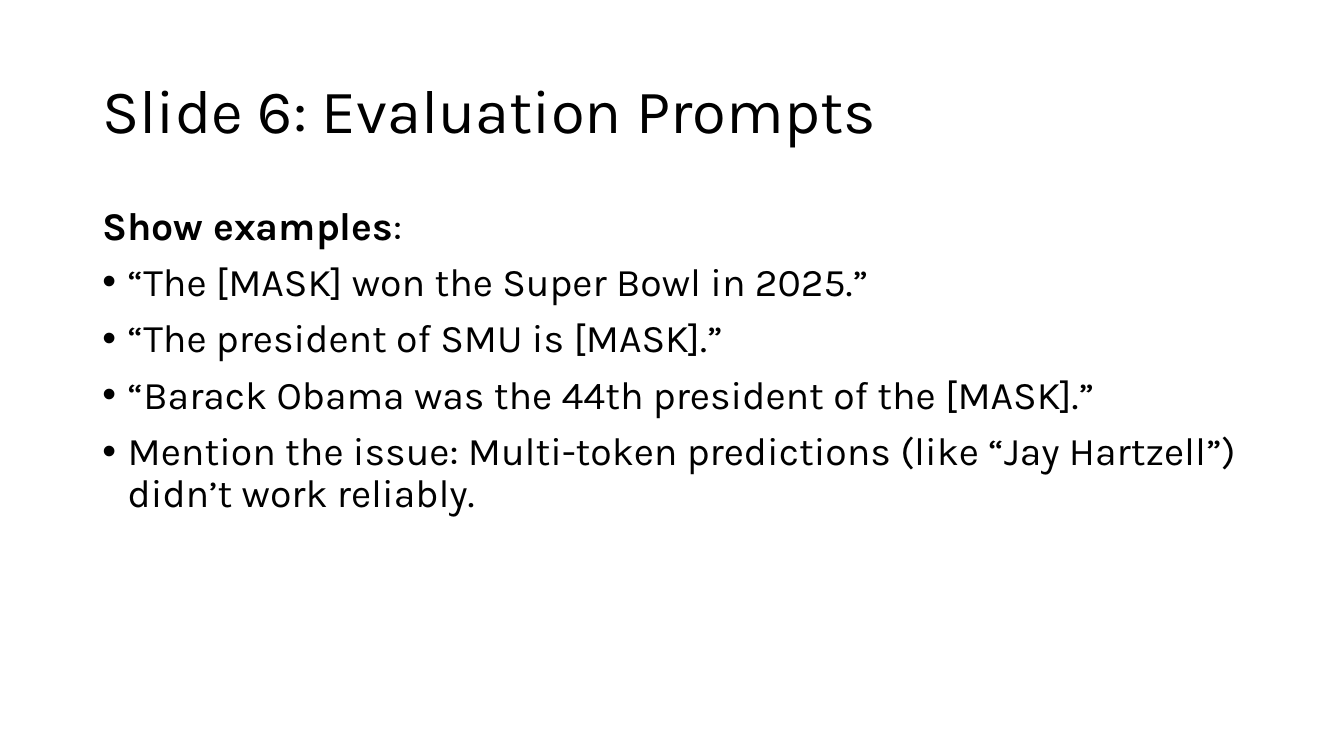
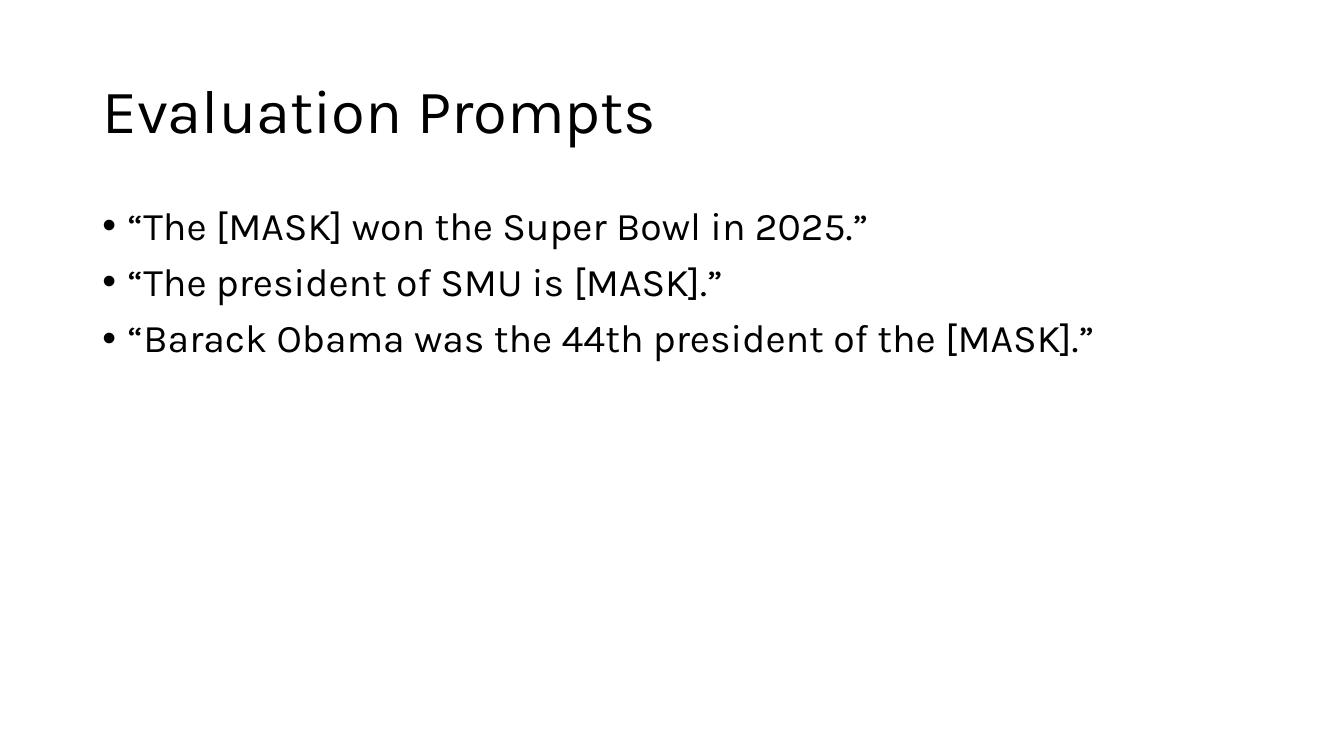
Before and after one commit to b1akp1astik/bert-fact-injection, a slide deck: slide 7 of presentation/Presentation.pptx (slide 6 before the commit). Drawn at 1344x756 pixels with LibreOffice and Linux fonts; fonts in the diff are those of the drawing. Boxes give left, top, right and bottom in pixels: in the first picture for what was removed or moved away, otherwise in the second. Text is boxed around its words. In the diff, an @@ line names an element or a change of style, - is before the commit and + after.

```diff
--- a/presentation/Presentation.pptx
+++ b/presentation/Presentation.pptx
@@ title at (x1=102, y1=90, x2=656, y2=148): text changed @@
-Slide 6: Evaluation Prompts
+Evaluation Prompts
@@ text at (x1=102, y1=213, x2=403, y2=250): paragraph removed @@
-Show examples:
@@ text at (x1=128, y1=436, x2=1236, y2=517): paragraph removed @@
-• Mention the issue: Multi-token predictions (like “Jay Hartzell”) didn’t work reliably.
```
Also in this commit, not shown: 12 other slides changed, 4 slides added, 1 slide removed, 9 other files.
